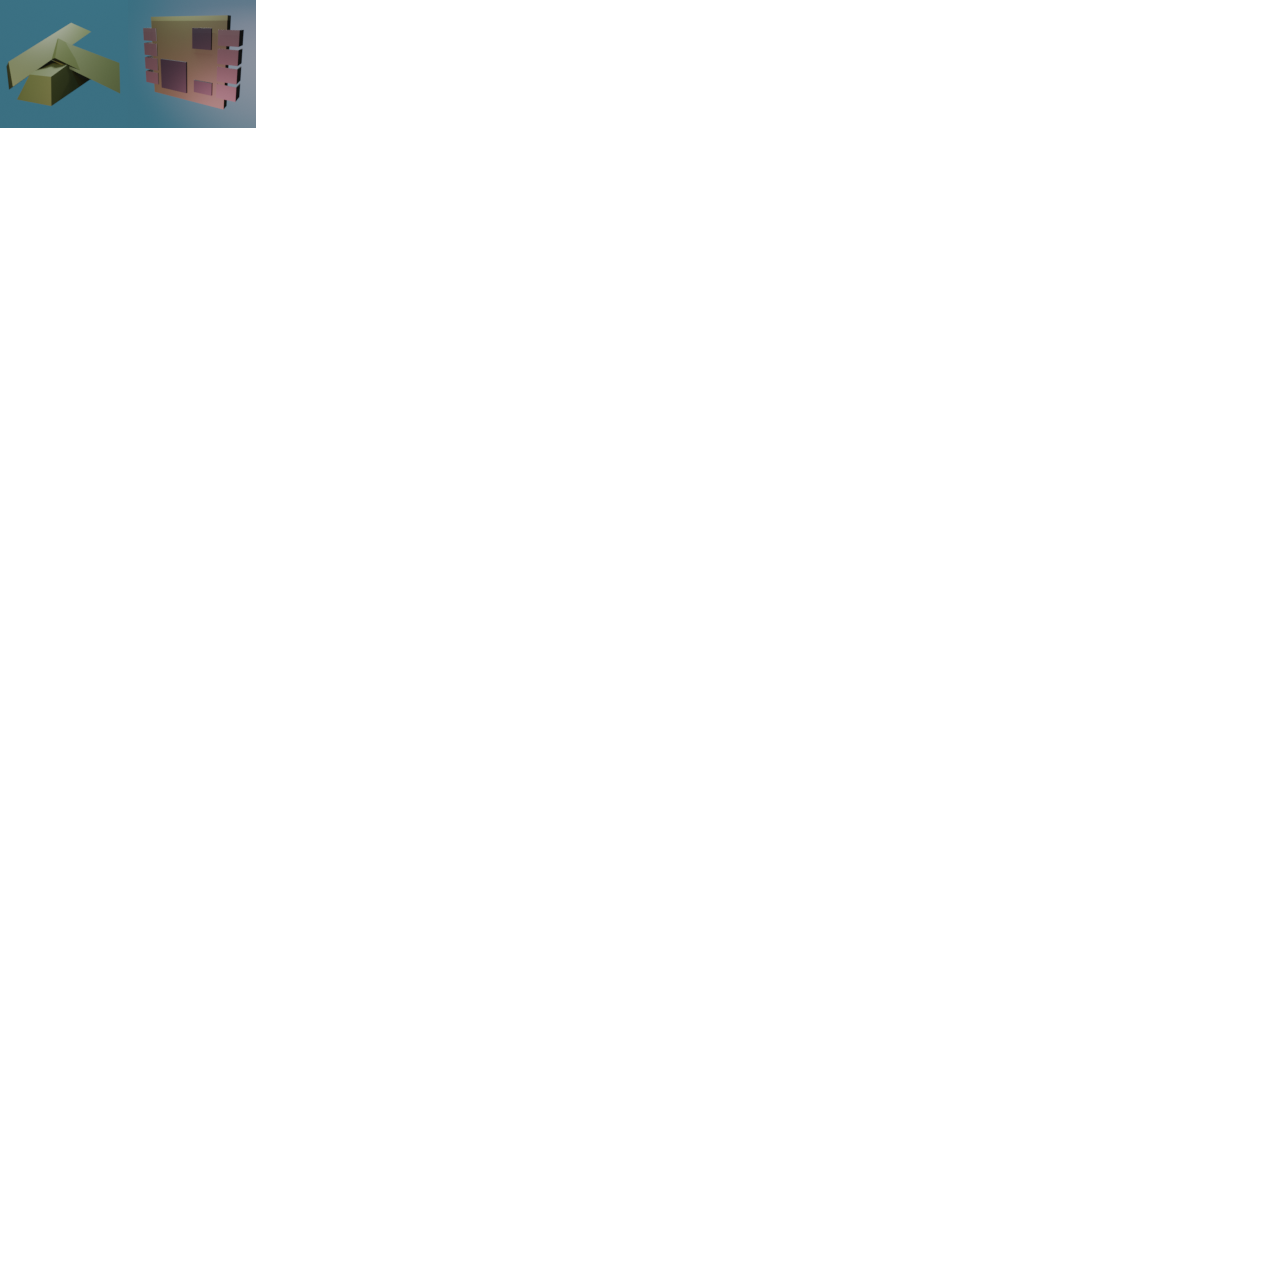
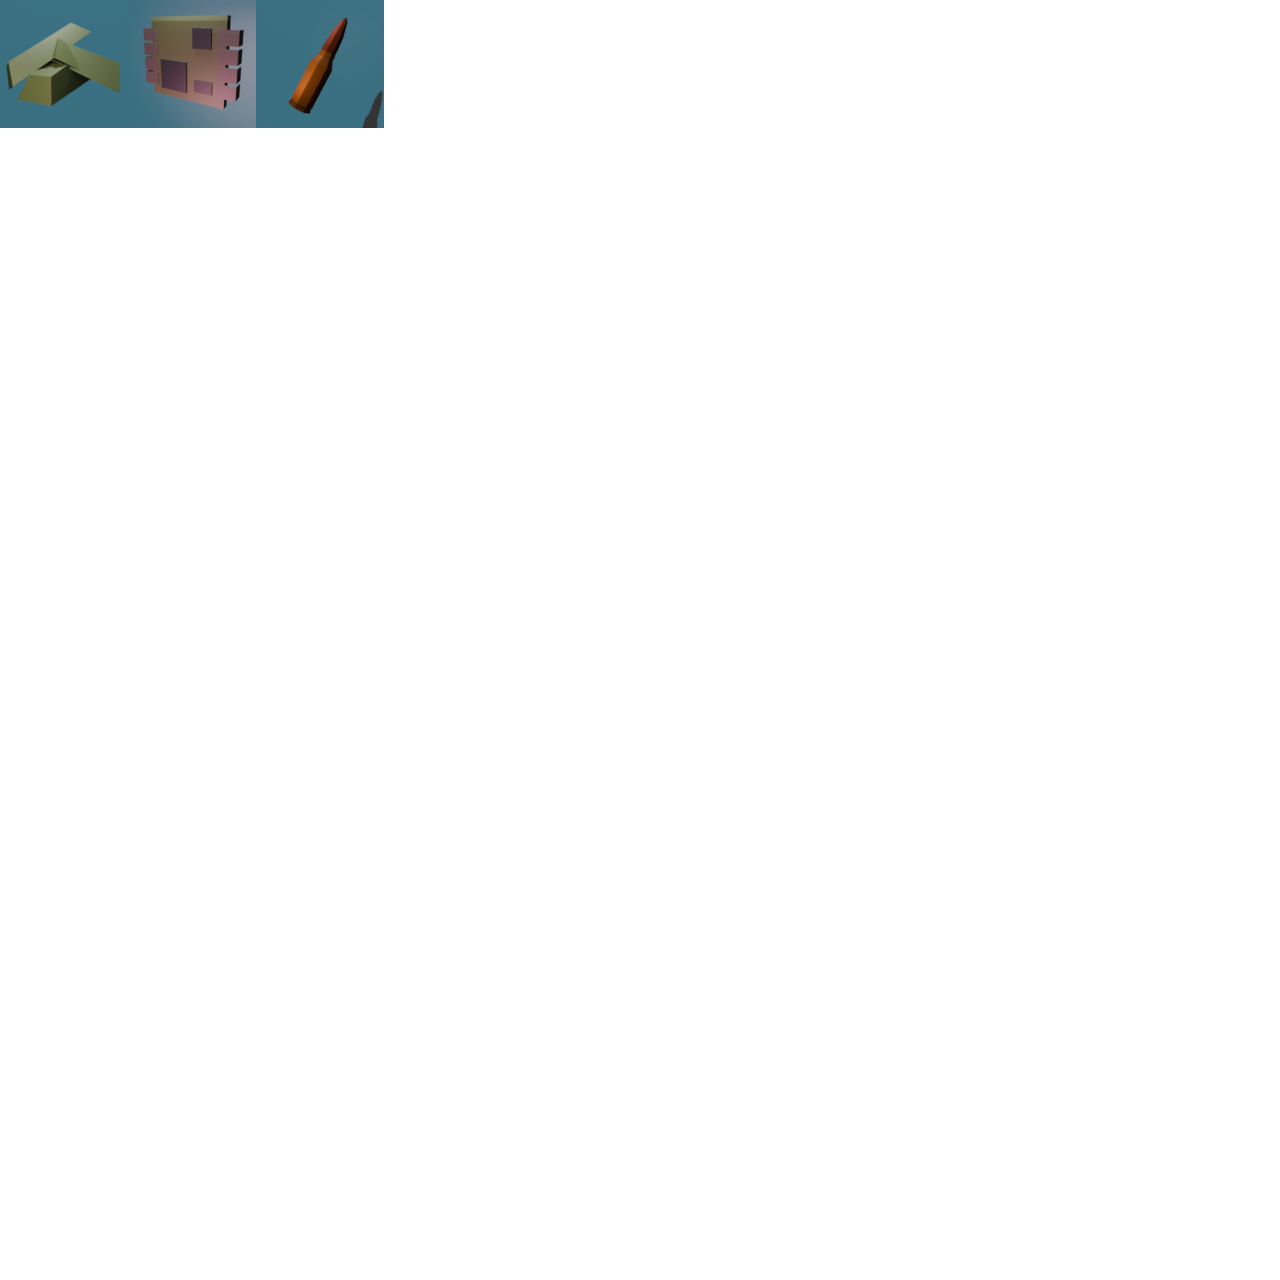
Before/after of a w=1280, h=1280 layered artwork. What changed in the layer stack:
added layer "bullet" above "chip" over bbox(256, 0, 384, 128)